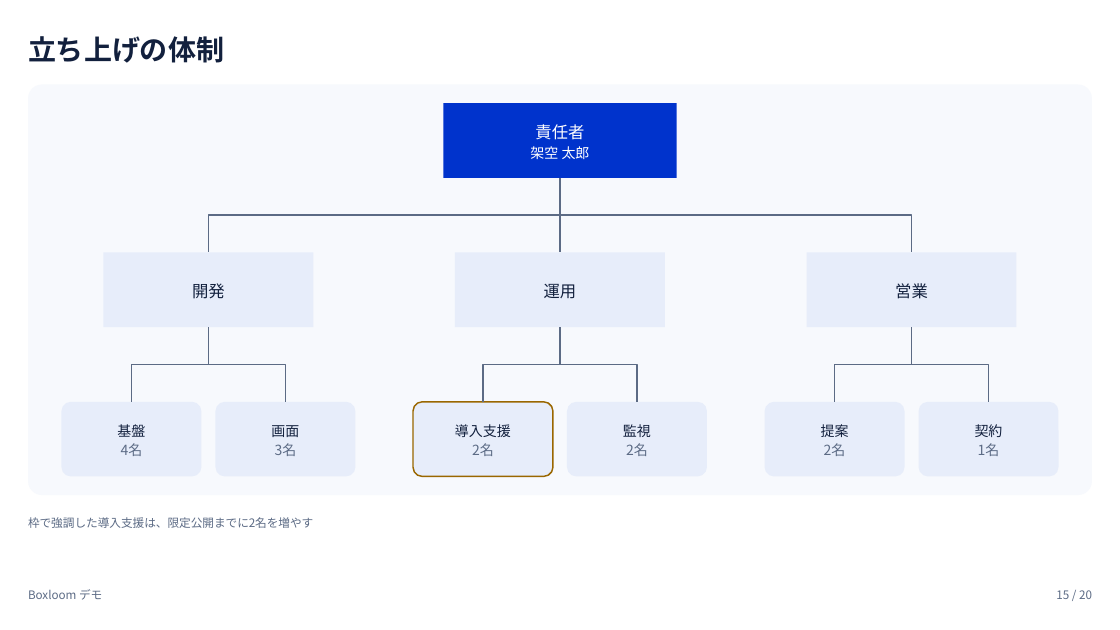
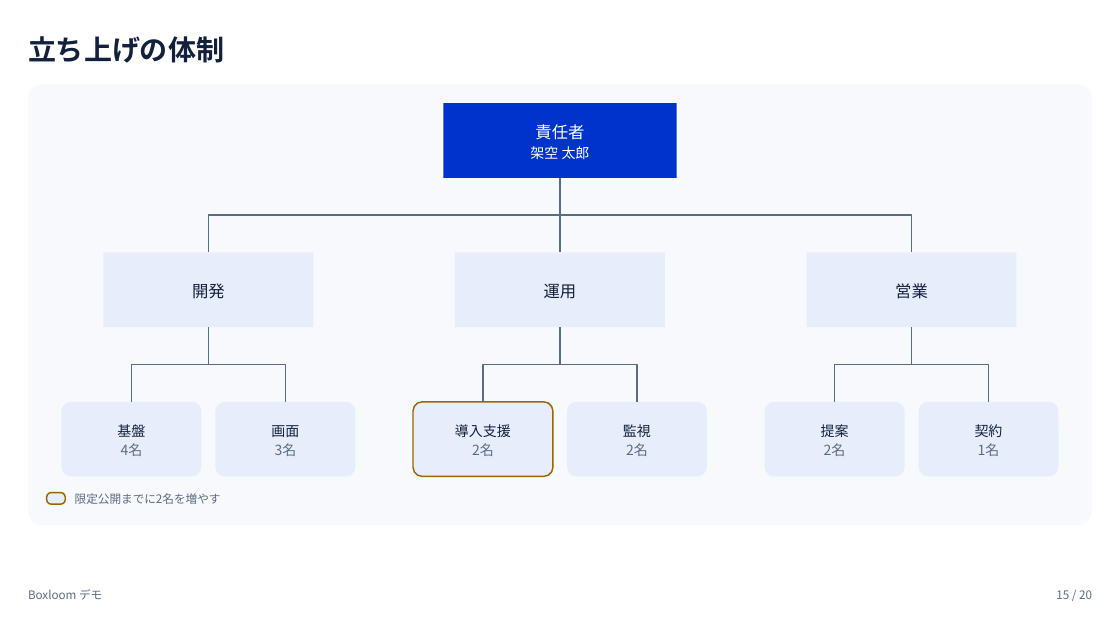
Before and after one commit to tjst-t/boxloom, a slide deck: slide 15 of boxloom/out/subsystems_showcase_light.pptx. Drawn at 1120x630 pixels with LibreOffice and Linux fonts; fonts in the diff are those of the drawing. Boxes give left, top, right and bottom in pixels: in the first picture for what was removed or moved away, otherwise in the second. Text is boxed around its words. In the diff, an @@ line names an element or a change of style, - is before the commit and + after.

```diff
--- a/boxloom/out/subsystems_showcase_light.pptx
+++ b/boxloom/out/subsystems_showcase_light.pptx
@@ rounded rectangle: place and size @@
-rounded rectangle at bbox=[28, 85, 1092, 496]
+rounded rectangle at bbox=[28, 85, 1092, 525]
@@ rounded rectangle at bbox=[28, 85, 1092, 525]: proportions changed @@
@@ rounded rectangle added at bbox=[47, 492, 66, 504], fill #E7EDFA, outline #9A6700 1.25 pt @@
@@ text added at bbox=[75, 493, 221, 504], 10 pt, text #5C6B85 @@
+限定公開までに2名を増やす
@@ text removed at bbox=[28, 517, 313, 528] @@
-枠で強調した導入支援は、限定公開までに2名を増やす
```
Also in this commit, not shown: 4 other slides changed, 11 other files.
